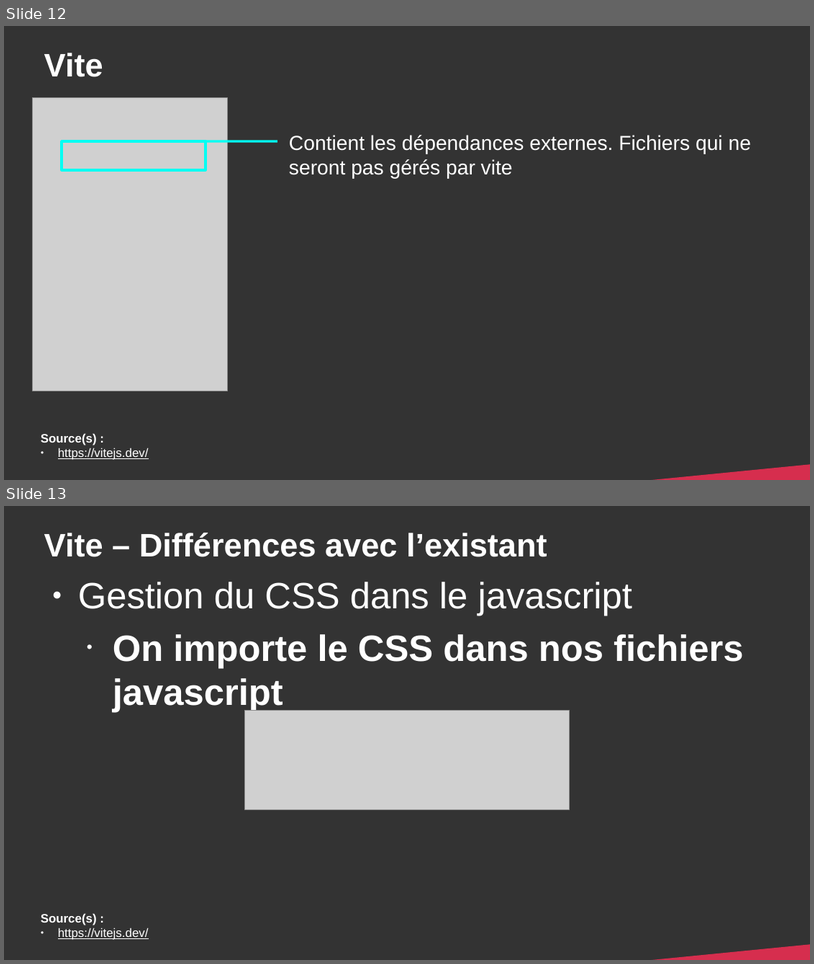
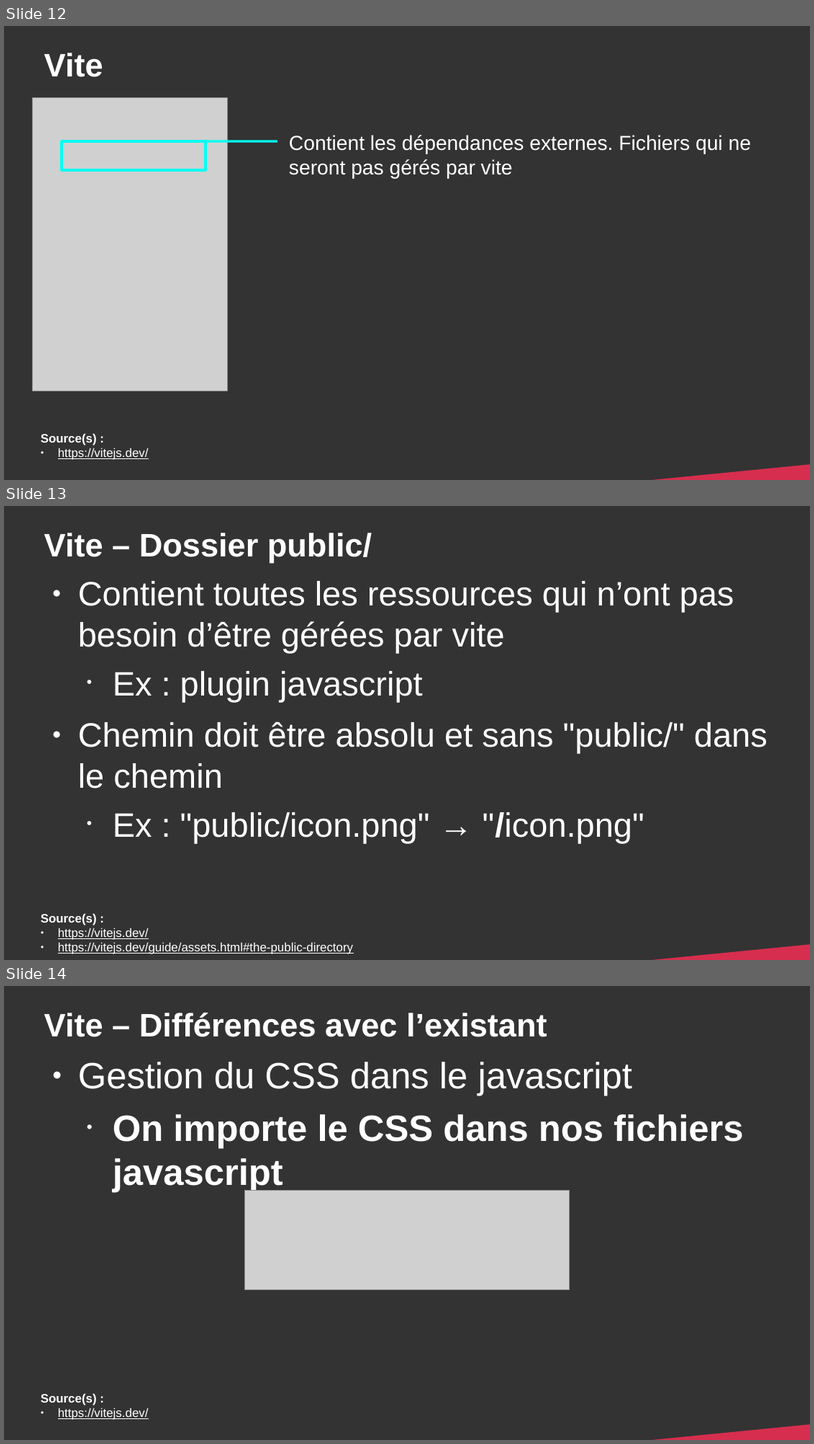
Before and after one commit to DanYellow/cours, a slide deck: developpement-front-s5/travaux-pratiques/numero-4/presentation.odp. Shown one above the other, each under a label of ours: slides 12 and 13 before the commit, slides 12, 13 and 14 after it. The pictures are 814x964 and 814x1444 pixels, drawn with LibreOffice and Linux fonts; fonts in the diff are those of the drawing; grey boxes stand for pictures. Boxes give left, top, right and bottom in pixels: in the first picture for what was removed or moved away, otherwise in the second. Text is boxed around its words. In the diff, an @@ line names an element or a change of style, - is before the commit and + after.

Commit message:
developpement-front-s5 - Improve architecture for twig + vite

```diff
--- a/developpement-front-s5/travaux-pratiques/numero-4/presentation.odp
+++ b/developpement-front-s5/travaux-pratiques/numero-4/presentation.odp
@@ slide 13 added at <box>4,506,810,960</box>, background #333333 @@
@@ title added at <box>44,533,372,562</box>, 32 pt, text #FFFFFF, bold @@
+Vite – Dossier public/
@@ text added at <box>78,581,768,843</box>, 33.3 pt, text #FFFFFF @@
+● Contient toutes les ressources qui n’ont pas besoin d’être gérées par vite
+  • Ex : plugin javascript
+● Chemin doit être absolu et sans "public/" dans le chemin
+  • Ex : "public/icon.png" → "/icon.png"
@@ text added at <box>41,913,353,954</box>, 12 pt, text #FFFFFF, underline @@
+Source(s) :
+● https://vitejs.dev/
+● https://vitejs.dev/guide/assets.html#the-public-directory
@@ right triangle added at <box>579,941,810,960</box>, fill #D62E4E @@
@@ what was slide 13 is now slide 14 @@
```
Also in this commit, not shown: 3 slides changed, 3 other slides added, 12 other files.
